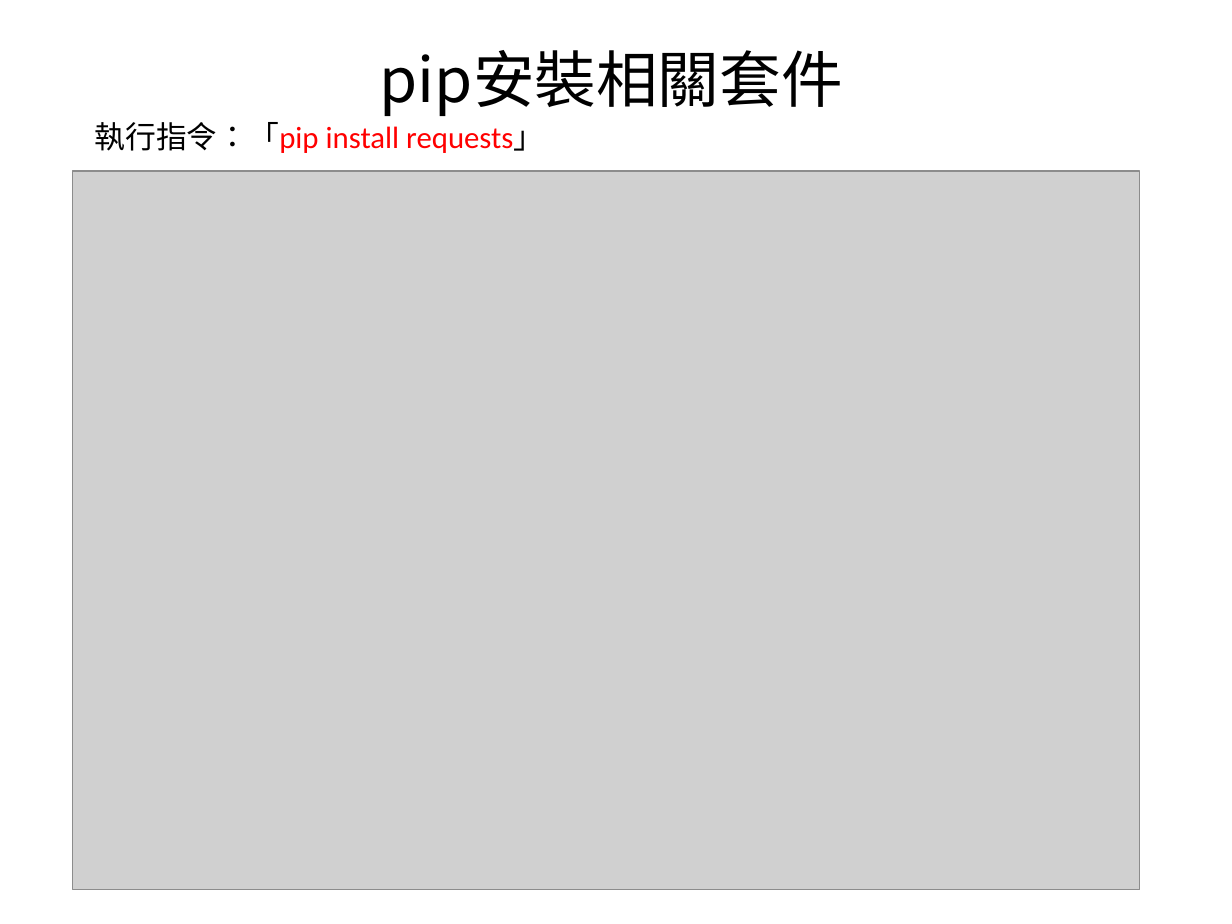
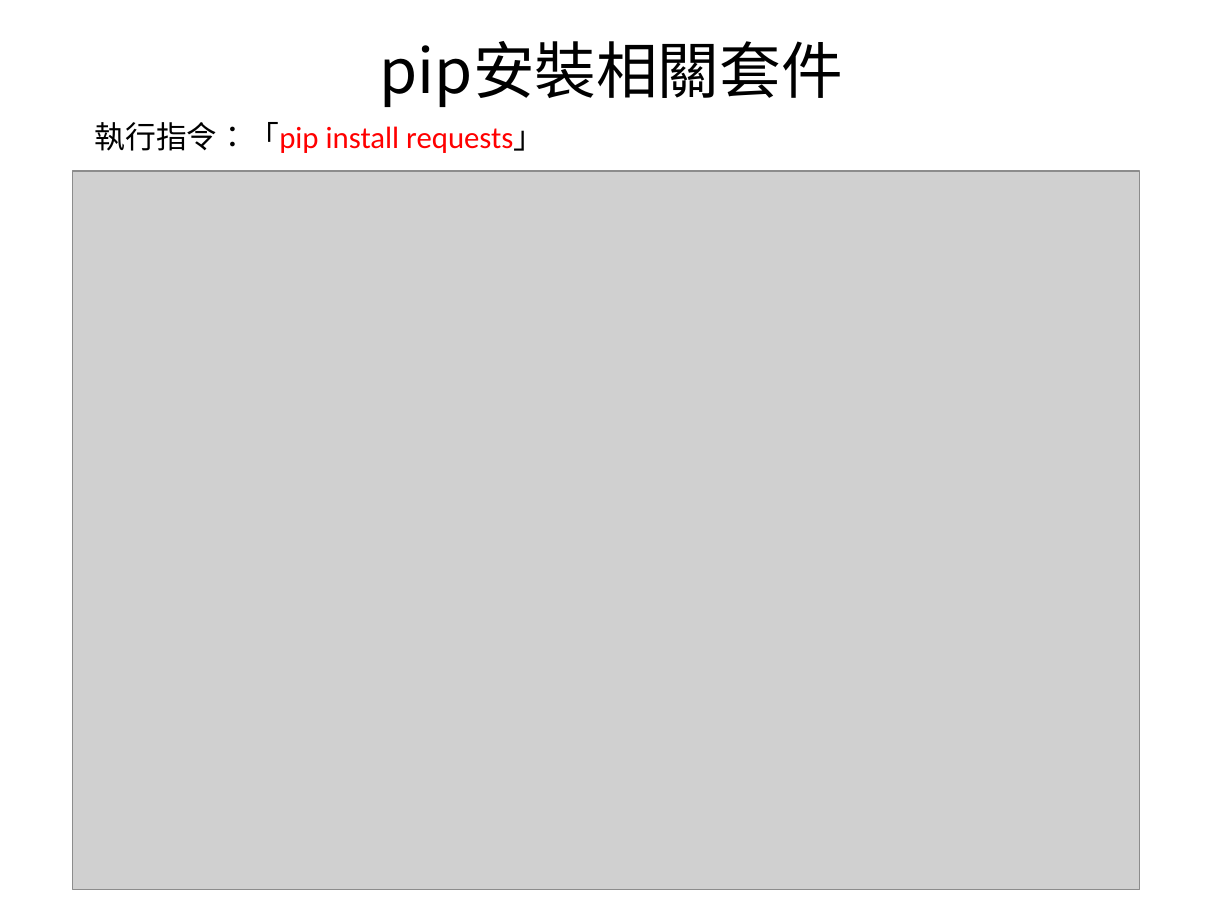
Before and after one commit to seiching/pythonclass, a slide deck: slide 6 of 0921_Class/Python安裝.ppt. Drawn at 1232x924 pixels with LibreOffice and Linux fonts; fonts in the diff are those of the drawing; grey boxes stand for pictures. Boxes give left, top, right and bottom in pixels: in the first picture for what was removed or moved away, otherwise in the second. Text is boxed around its words. In the diff, an @@ line names an element or a change of style, - is before the commit and + after.

```diff
--- a/0921_Class/Python安裝.ppt
+++ b/0921_Class/Python安裝.ppt
@@ text "pip安裝相關套件": place and size @@
-text "pip安裝相關套件" at (380,50,843,116)
+text "pip安裝相關套件" at (380,41,843,107)
```
Also in this commit, not shown: 4 slides added, 1 slide removed, 2 other files.
